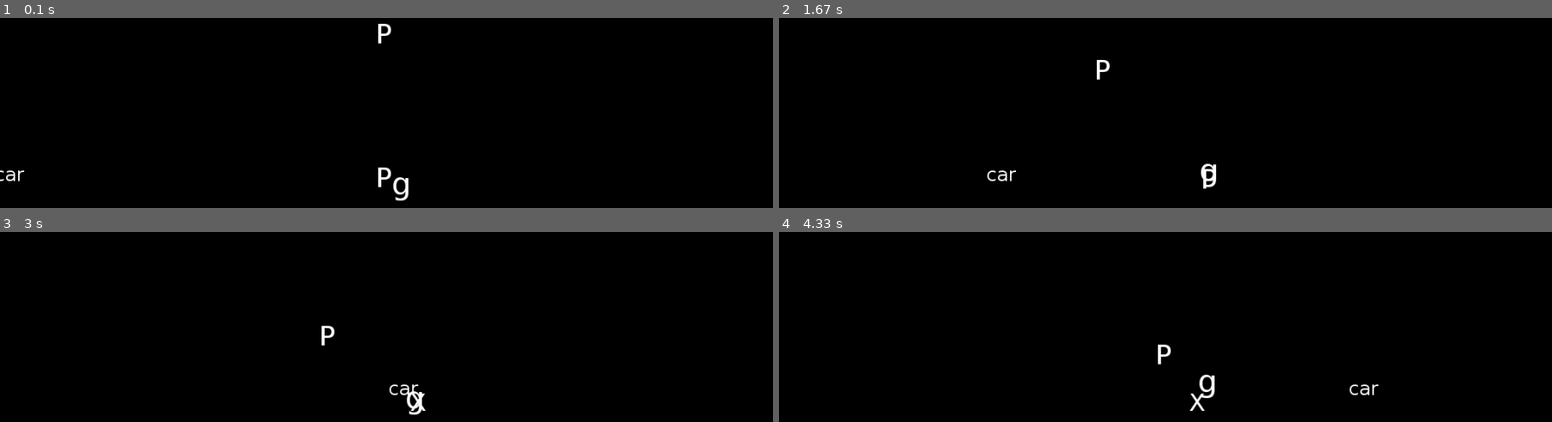
Above: before the commit, frames 1-4 (two rows, left to right).
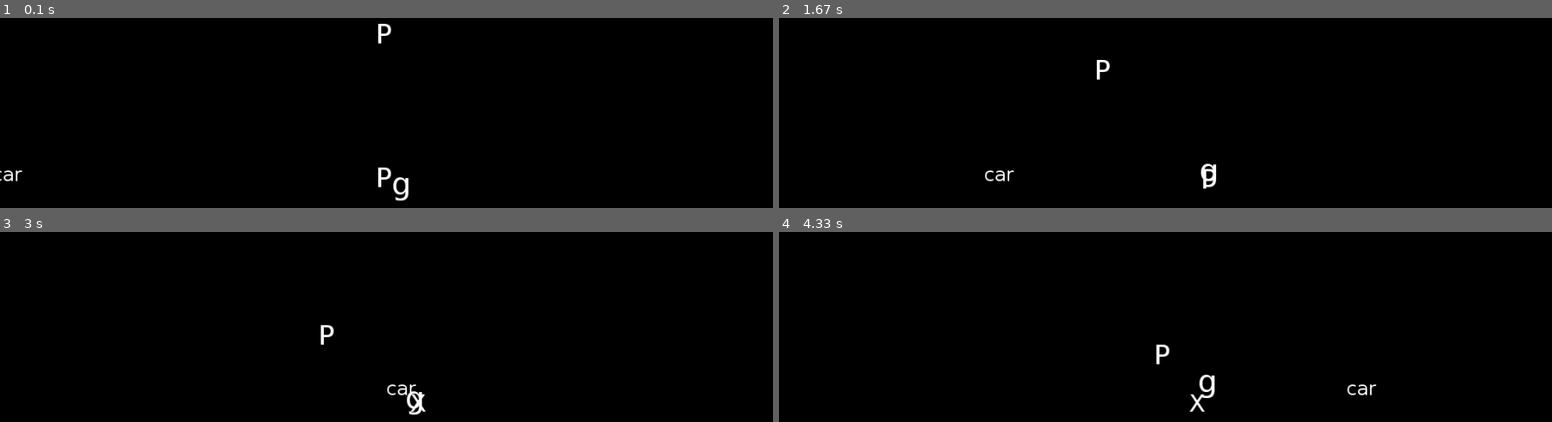
Above: after the commit, the same moments.

Repository: DanielKinsman/ghost-safety-squad-tigjamau
Game: pygame game, started from game.py
Two runs of this game, one before a commit and one after it. Both use one fixed random seed, a clock stepped at 60 frames per second and the inputs below. The source is Python 2; it was converted automatically to run under Python 3.
Inputs:
- Up to frame 1 (0.1 s): no input
- Up to frame 2 (1.67 s): tap Space at 0.33, 0.73, 1.03, 1.23, 1.57 s; hold D 0.67-1.13 s; hold W 1.17-1.47 s; hold D from 1.5 s (still down)
- Up to frame 3 (3 s): tap Space at 1.87, 2.07, 2.37, 2.63, 2.97 s; release D at 1.97 s; hold A 2-2.53 s; hold S 2.57-2.87 s; hold A from 2.9 s (still down)
- Up to frame 4 (4.33 s): tap Space at 3.27, 3.4, 3.8, 4.1 s; release A at 3.3 s; hold W 3.33-3.7 s; hold D from 3.73 s (still down)

The runs differ from the first frame. In frame 1, 0.1% of the frame differs, in the area x 0-4%, y 80-87%; in frame 2, 0.1%; in frame 3, 0.3%; in frame 4, 0.3%, in the area x 48-78%, y 59-95%.

Commit message:
Separate functions for processing input, running people, cars and the player

Diff:
--- a/game.py
+++ b/game.py
@@ -111,94 +111,26 @@
         self.personGroup = pygame.sprite.RenderUpdates(self.people)
 
         self.possessToggle = False
+        self.bail = False
 
     def run(self):
         clock = pygame.time.Clock()
         self.possessToggle = False
-        bail = False
-        while not bail:
+        self.bail = False
+        while not self.bail:
             deltat = clock.tick(60)
 
             #input
-            for event in pygame.event.get():
-                if event.type == pygame.KEYDOWN:
-                    if event.key == pygame.K_ESCAPE:
-                        bail = True
-                        break
-                    elif event.key == pygame.K_SPACE:
-                        self.possessToggle = True
-                    else:
-                        pass
-                elif event.type == pygame.KEYUP:
-                    if event.key == pygame.K_SPACE:
-                        self.possessToggle = False
-                    else:
-                        pass
-                else:
-                    pass
-
-
-            pygame.event.clear()
-
-            pressed = pygame.key.get_pressed()
-            if pressed[pygame.K_a]:
-                self.player.position.x -= 1
-
-            if pressed[pygame.K_d]:
-                self.player.position.x += 1
-
-            if pressed[pygame.K_w]:
-                self.player.position.y -= 1
-
-            if pressed[pygame.K_s]:
-                self.player.position.y += 1
+            self.processInput()
 
             #sim
-            if self.car is None:
-                self.car = Vehicle(self.carimage)
-                self.car.velocity = euclid.Vector2(3, 0)
-                self.car.position = euclid.Vector2(0, self.screen.get_height() / 2)
-                self.carGroup.add(self.car)
-
-            #self.car.velocity += (random.randint(-1, 1), random.randint(-1, 1))
-
-            if offscreen(self.car, self.screen):
-                self.car = None
-
             self.carGroup.update()
             self.playerGroup.update()
             self.personGroup.update()
 
-            for person in self.people:
-                if not person.dead:
-                    if self.car is not None:
-                        person.goal = self.car.position
-                    else:
-                        pass
-
-                    collisions = pygame.sprite.spritecollide(person, self.carGroup, False)
-                    if len(collisions) > 0:
-                        person.kill()
-                    else:
-                        pass
-                else:
-                    pass
-
-            person = None
-
-            if self.possessToggle:
-                if self.player.host is None:
-                    collisions = pygame.sprite.spritecollide(self.player, self.personGroup, False)
-                    if len(collisions) > 0:
-                        self.player.possess(collisions[0])
-                    else:
-                        pass
-                else:
-                    self.player.dispossess()
-
-                self.possessToggle = False
-            else:
-                pass
+            self.runCars()
+            self.runPeople()
+            self.runPlayer()
 
             #render
             self.screen.fill((0,0,0))
@@ -210,5 +142,83 @@
         pygame.display.quit()
         pygame.mixer.quit()
 
+    def runPeople(self):
+        for person in self.people:
+            if not person.dead:
+                if self.car is not None:
+                    person.goal = self.car.position
+                else:
+                    pass
+
+                collisions = pygame.sprite.spritecollide(person, self.carGroup, False)
+                if len(collisions) > 0:
+                    person.kill()
+                else:
+                    pass
+            else:
+                pass
+
+    def runCars(self):
+        if self.car is None:
+            self.car = Vehicle(self.carimage)
+            self.car.velocity = euclid.Vector2(3, 0)
+            self.car.position = euclid.Vector2(0, self.screen.get_height() / 2)
+            self.carGroup.add(self.car)
+
+        #self.car.velocity += (random.randint(-1, 1), random.randint(-1, 1))
+
+        if offscreen(self.car, self.screen):
+            self.car = None
+
+    def runPlayer(self):
+        if self.possessToggle:
+            if self.player.host is None:
+                collisions = pygame.sprite.spritecollide(self.player, self.personGroup, False)
+                if len(collisions) > 0:
+                    self.player.possess(collisions[0])
+                else:
+                    pass
+            else:
+                self.player.dispossess()
+
+            self.possessToggle = False
+        else:
+            pass
+
+    def processInput(self):
+        for event in pygame.event.get():
+            if event.type == pygame.KEYDOWN:
+                if event.key == pygame.K_ESCAPE:
+                    self.bail = True
+                    break
+                elif event.key == pygame.K_SPACE:
+                    self.possessToggle = True
+                else:
+                    pass
+            elif event.type == pygame.KEYUP:
+                if event.key == pygame.K_SPACE:
+                    self.possessToggle = False
+                else:
+                    pass
+            else:
+                pass
+
+
+        pygame.event.clear()
+
+        pressed = pygame.key.get_pressed()
+        if pressed[pygame.K_a]:
+            self.player.position.x -= 1
+
+        if pressed[pygame.K_d]:
+            self.player.position.x += 1
+
+        if pressed[pygame.K_w]:
+            self.player.position.y -= 1
+
+        if pressed[pygame.K_s]:
+            self.player.position.y += 1
+
+
 if __name__ == '__main__':
     Game().run()
